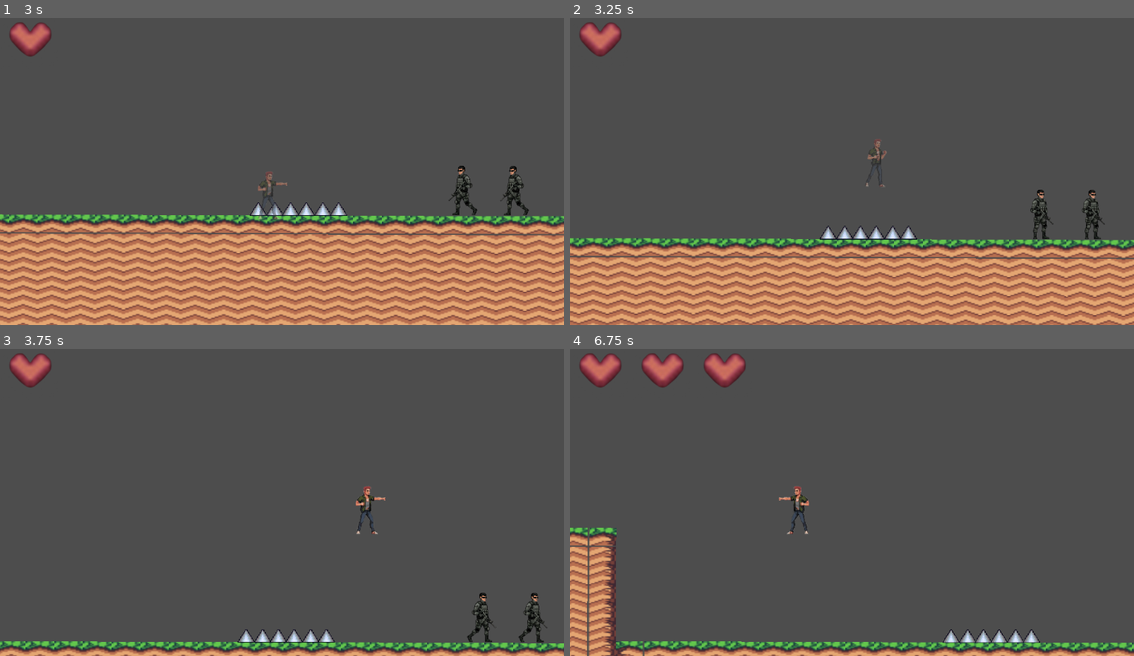
Above: before the commit, frames 1-4 (two rows, left to right).
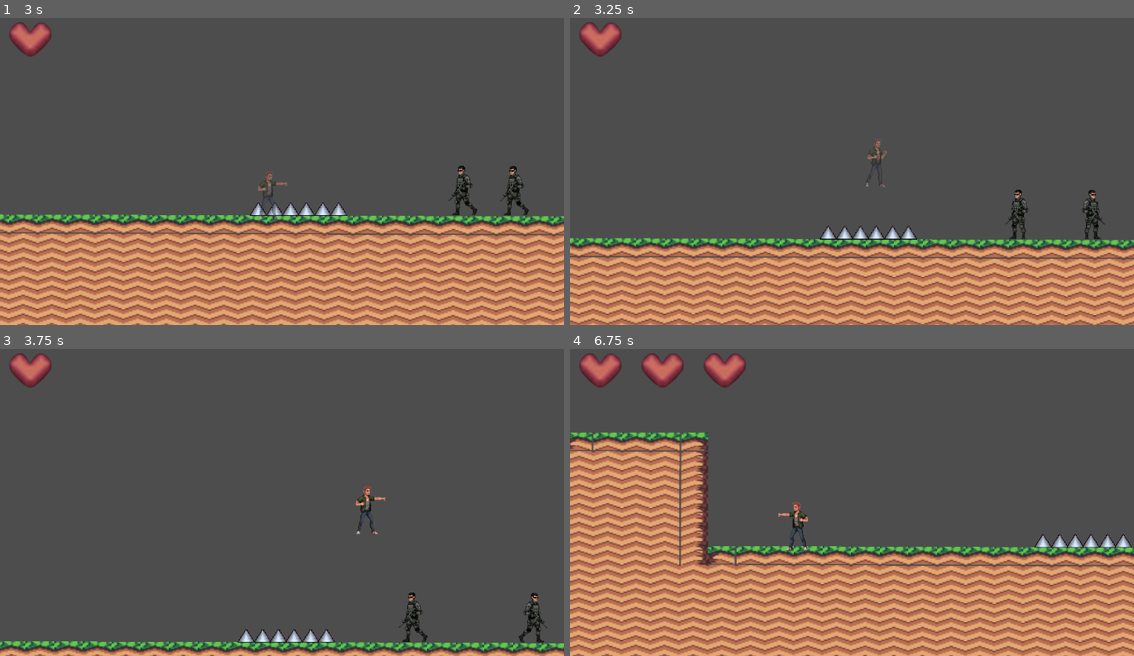
Above: after the commit, the same moments.

Repository: C4rloSegundo/jogo-folclore
Game: Godot game, scene res://demofloresta.tscn
The game is run twice, just before and just after one commit, with the same random seed, the same clock (stepped at 60 frames per second) and the same inputs.
Inputs:
- Up to frame 1 (3 s): hold D (direita) 0.53-2.03 s; tap K (atacar) every 0.75 s from 0.6 to 2.85 s; tap Space (pular) at 0.77, 1.52 s; hold A (esquerda) 2.03-2.78 s; hold D (direita) from 2.78 s (still down)
- Up to frame 2 (3.25 s): keep holding D (direita); tap Space (pular) at 3.02 s
- Up to frame 3 (3.75 s): keep holding D (direita); tap K (atacar) at 3.6 s
- Up to frame 4 (6.75 s): tap Space (pular) at 3.77, 4.52, 6.02 s; release D (direita) at 4.28 s; hold A (esquerda) 4.28-5.03 s; tap K (atacar) every 0.75 s from 4.35 to 6.6 s; hold D (direita) 5.03-5.78 s; hold A (esquerda) from 5.78 s (still down)

Frame 1 is identical in both runs. In frame 2, 0.5% of the frame differs, in the area x 77-86%, y 55-73%; in frame 3, 0.5%; in frame 4, 42%, in the area x 0-100%, y 27-100%.

Commit message:
feat: inimigo dando dano e com animação

Diff:
--- a/inimigos.tscn
+++ b/inimigos.tscn
@@ -1,8 +1,9 @@
-[gd_scene load_steps=15 format=3 uid="uid://xglyfkoqg2ou"]
+[gd_scene load_steps=19 format=3 uid="uid://xglyfkoqg2ou"]
 
 [ext_resource type="Script" uid="uid://cjy8dg6mewkky" path="res://soldado.gd" id="1_klq5n"]
 [ext_resource type="Texture2D" uid="uid://l4j0fjf215jt" path="res://assets/inimigos/soldado andando-Photoroom.png" id="2_8pes2"]
 [ext_resource type="Texture2D" uid="uid://da1on20jaquoh" path="res://assets/inimigos/Gemini_Generated_Image_runwz7runwz7runw-Photoroom.png" id="3_8pes2"]
+[ext_resource type="Texture2D" uid="uid://dltywoty8a5nb" path="res://assets/inimigos/soldado atirando.png" id="3_iaahx"]
 
 [sub_resource type="AtlasTexture" id="AtlasTexture_iaahx"]
 atlas = ExtResource("2_8pes2")
@@ -19,6 +20,18 @@
 [sub_resource type="AtlasTexture" id="AtlasTexture_p4vup"]
 atlas = ExtResource("2_8pes2")
 region = Rect2(0, 682, 341, 341)
+
+[sub_resource type="AtlasTexture" id="AtlasTexture_5auhy"]
+atlas = ExtResource("3_iaahx")
+region = Rect2(712, 0, 307, 341)
+
+[sub_resource type="AtlasTexture" id="AtlasTexture_yphg0"]
+atlas = ExtResource("3_iaahx")
+region = Rect2(98, 0, 307, 341)
+
+[sub_resource type="AtlasTexture" id="AtlasTexture_vup8q"]
+atlas = ExtResource("3_iaahx")
+region = Rect2(405, 0, 307, 341)
 
 [sub_resource type="AtlasTexture" id="AtlasTexture_0tcue"]
 atlas = ExtResource("3_8pes2")
@@ -47,9 +60,18 @@
 "name": &"andar",
 "speed": 5.0
 }, {
-"frames": [],
-"loop": true,
-"name": &"default",
+"frames": [{
+"duration": 1.0,
+"texture": SubResource("AtlasTexture_5auhy")
+}, {
+"duration": 1.0,
+"texture": SubResource("AtlasTexture_yphg0")
+}, {
+"duration": 1.0,
+"texture": SubResource("AtlasTexture_vup8q")
+}],
+"loop": false,
+"name": &"atacando",
 "speed": 5.0
 }, {
 "frames": [{
@@ -72,10 +94,10 @@
 size = Vector2(61.225555, 147.272)
 
 [sub_resource type="RectangleShape2D" id="RectangleShape2D_8pes2"]
-size = Vector2(44.7993, 82.1753)
+size = Vector2(145.36937, 39.50734)
 
 [sub_resource type="CircleShape2D" id="CircleShape2D_8pes2"]
-radius = 173.15584
+radius = 245.05539
 
 [node name="inimigos" type="Node2D"]
 position = Vector2(2, -27)
@@ -92,7 +114,7 @@
 position = Vector2(-1.9073486e-06, 0)
 scale = Vector2(0.497, 0.497)
 sprite_frames = SubResource("SpriteFrames_0tcue")
-animation = &"andar"
+animation = &"atacando"
 autoplay = "andar"
 
 [node name="CollisionShape2D" type="CollisionShape2D" parent="soldado"]
@@ -117,11 +139,11 @@
 shape = SubResource("RectangleShape2D_klq5n")
 
 [node name="HitboxDano" type="Area2D" parent="soldado"]
-visible = false
+collision_layer = 7
+collision_mask = 7
 
 [node name="CollisionShape2D" type="CollisionShape2D" parent="soldado/HitboxDano"]
-visible = false
-position = Vector2(1.53063, 14.4384)
+position = Vector2(1.5306458, 5.7753754)
 scale = Vector2(3.34832, 3.65462)
 shape = SubResource("RectangleShape2D_8pes2")
 
--- a/soldado.gd
+++ b/soldado.gd
@@ -4,6 +4,7 @@
 @export var speed: float = 40.0
 @export var gravity: float = 10.0
 @export var tempo_patrulha: float = 3.0
+@export var dano_ataque: int = 1
 
 var direction: int = -1
 var timer_patrulha: Timer
@@ -12,17 +13,17 @@
 # --- Combate ---
 var vida: int = 3
 var is_dead: bool = false
+var is_attacking: bool = false # Controla o estado de ataque
 
 # --- Referências ---
 @onready var sprite: AnimatedSprite2D = $Sprite
-# O código vai procurar um nó chamado "Detector".
-# Se mudaste o nome na cena, avisa no erro.
 @onready var detector: Area2D = $Detector
+@onready var hitbox_dano: Area2D = $HitboxDano
 
 func _ready():
 	atualizar_visual()
 
-	# --- 1. CRIAÇÃO DO TIMER (Patrulha) ---
+	# 1. Timer de Patrulha
 	timer_patrulha = Timer.new()
 	timer_patrulha.wait_time = tempo_patrulha
 	timer_patrulha.one_shot = false
@@ -30,47 +31,59 @@
 	timer_patrulha.timeout.connect(virar_por_tempo)
 	add_child(timer_patrulha)
 
-	# --- 2. LIGAÇÃO AUTOMÁTICA DOS OLHOS ---
+	# 2. Conexão Detector (Olhos)
 	if detector:
-		# Limpa conexões antigas para evitar bugs
+		# Desconecta anteriores para evitar erros
 		if detector.body_entered.is_connected(_on_detector_body_entered):
 			detector.body_entered.disconnect(_on_detector_body_entered)
 		if detector.area_entered.is_connected(_on_detector_area_entered):
 			detector.area_entered.disconnect(_on_detector_area_entered)
 
-		# Liga detecção de CORPOS (CharacterBody2D)
 		detector.body_entered.connect(_on_detector_body_entered)
 		detector.body_exited.connect(_on_detector_body_exited)
-
-		# Liga detecção de ÁREAS (Caso o jogador seja um Area2D)
 		detector.area_entered.connect(_on_detector_area_entered)
 		detector.area_exited.connect(_on_detector_area_exited)
+	else:
+		print("AVISO: Nó 'Detector' não encontrado.")
 
-		print("SUCESSO: Olhos do inimigo ligados e prontos!")
+	# 3. Conexão HitboxDano (Ataque)
+	if hitbox_dano:
+		if not hitbox_dano.body_entered.is_connected(_on_hitbox_dano_body_entered):
+			hitbox_dano.body_entered.connect(_on_hitbox_dano_body_entered)
+		print("SUCESSO: HitboxDano conectada!")
 	else:
-		print("ERRO: Não encontrei o nó 'Detector' na cena do Inimigo!")
+		print("ERRO: Não encontrei o nó 'HitboxDano'.")
 
 # --- Física ---
 func _physics_process(delta):
 	if is_dead: return
 
+	# Gravidade
 	if not is_on_floor():
 		velocity.y += gravity * delta
 
-	# Lógica de Perseguição vs Patrulha
+	# --- BLOQUEIO DE MOVIMENTO DURANTE ATAQUE ---
+	# Se a animação de ataque estiver rodando, o inimigo congela no lugar
+	if is_attacking:
+		velocity.x = 0
+		move_and_slide()
+		return
+
+	# Lógica: Perseguição ou Patrulha
 	if player_alvo != null:
-		# Perseguindo
+		# Persegue
 		var direcao_player = global_position.direction_to(player_alvo.global_position).x
 		if direcao_player > 0: direction = 1
 		else: direction = -1
 
 		if not timer_patrulha.is_stopped(): timer_patrulha.stop()
 	else:
-		# Patrulhando
+		# Patrulha
 		if timer_patrulha.is_stopped(): timer_patrulha.start()
 
 	velocity.x = speed * direction
 	atualizar_visual()
+
 	move_and_slide()
 
 func virar_por_tempo():
@@ -78,31 +91,24 @@
 		direction *= -1
 
 func atualizar_visual():
-	if direction == 1: sprite.flip_h = false
-	else: sprite.flip_h = true
+	if not is_attacking:
+		if direction == 1: sprite.flip_h = false
+		else: sprite.flip_h = true
 
-# --- DETECÇÃO (A parte que estava a falhar) ---
-
-# 1. Se o Jogador for um CORPO (CharacterBody2D)
+# --- DETECÇÃO (Olhos) ---
 func _on_detector_body_entered(body):
-	print("Inimigo viu um CORPO: ", body.name)
 	if body.is_in_group("jogador"):
-		print("--> É O JOGADOR! ATACAR!")
 		player_alvo = body
 
 func _on_detector_body_exited(body):
 	if body == player_alvo:
 		player_alvo = null
 
-# 2. Se o Jogador for uma ÁREA (Area2D) ou Hitbox
 func _on_detector_area_entered(area):
-	print("Inimigo viu uma ÁREA: ", area.name)
 	var pai = area.get_parent()
-
 	if area.is_in_group("jogador"):
 		player_alvo = area
 	elif pai.is_in_group("jogador"):
-		print("--> É O JOGADOR (via PAI da área)!")
 		player_alvo = pai
 
 func _on_detector_area_exited(area):
@@ -110,7 +116,7 @@
 	if area == player_alvo or pai == player_alvo:
 		player_alvo = null
 
-# --- Combate ---
+# --- COMBATE (Dano Recebido) ---
 func levar_dano(dano: int):
 	if is_dead: return
 	vida -= dano
@@ -122,16 +128,70 @@
 	set_physics_process(false)
 	timer_patrulha.stop()
 	velocity = Vector2.ZERO
+
 	$CollisionShape2D.set_deferred("disabled", true)
+	if hitbox_dano:
+		hitbox_dano.set_deferred("monitoring", false)
+
 	if has_node("Hurtbox/CollisionShape2D"):
 		$Hurtbox/CollisionShape2D.set_deferred("disabled", true)
+
 	sprite.play("morrendo")
 	await sprite.animation_finished
 	queue_free()
 
+# --- SISTEMA DE ATAQUE (HitboxDano) ---
+
+# Este é o ÚNICO lugar que dispara o ataque
 func _on_hitbox_dano_body_entered(body):
+	# TRAVA DE SEGURANÇA:
+	# Ignora a si mesmo e o chão
+	if body == self or body is TileMap or body is TileMapLayer:
+		return
+
+	# Só aceita se for do grupo "jogador"
 	if body.is_in_group("jogador") and body.has_method("levar_dano"):
-		body.levar_dano(1)
+
+		# Só ataca se não estiver morto nem já atacando
+		if not is_dead and not is_attacking:
+			print("Alvo válido detectado! Iniciando ataque...")
+			realizar_ataque(body)
+
+func realizar_ataque(alvo):
+	# VERIFICAÇÃO DE NOME DA ANIMAÇÃO (NOVO)
+	# Verifica se existe a animação "atacando"
+	if not sprite.sprite_frames.has_animation("atacando"):
+		print("ERRO CRÍTICO: Não existe uma animação chamada 'atacando' no SpriteFrames!")
+		print("Verifique se o nome é 'Attack', 'Atacar', 'batida', etc. e mude no código.")
+
+		# Fallback para não travar o jogo se a animação não existir
+		is_attacking = true
+		alvo.levar_dano(dano_ataque)
+		await get_tree().create_timer(0.5).timeout
+		is_attacking = false
+		return
+
+	# 1. Trava o movimento
+	is_attacking = true
+
+	# 2. Toca a animação "atacando"
+	sprite.play("atacando")
+
+	# 3. Causa o dano
+	alvo.levar_dano(dano_ataque)
+
+	# 4. Espera a animação terminar
+	await sprite.animation_finished
+
+	# 5. Destrava o movimento e volta ao sprite padrão
+	is_attacking = false
+	if not is_dead:
+		# Se tiveres uma animação de andar/default, ele volta para ela
+		if sprite.sprite_frames.has_animation("default"):
+			sprite.play("default")
+		elif sprite.sprite_frames.has_animation("andar"):
+			sprite.play("andar")
+
 func _on_hurtbox_area_entered(area):
 	if area.name == "HitboxAtaque":
 		levar_dano(1)
Binary file changed: assets/inimigos/soldado atirando.png
